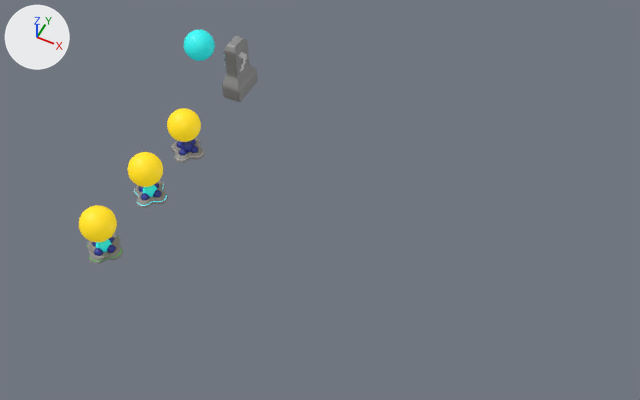
Two versions of the Blender file QuantumModels.blend, one commit apart.
Both versions are drawn from a camera (50 mm lens) standing at (17.2, -21.7, 27.1) and looking at (7.2, -1.8, 2.2). Lighting does not change. The marker at upper left points along +X, +Y and +Z. The picture after the commit comes second.
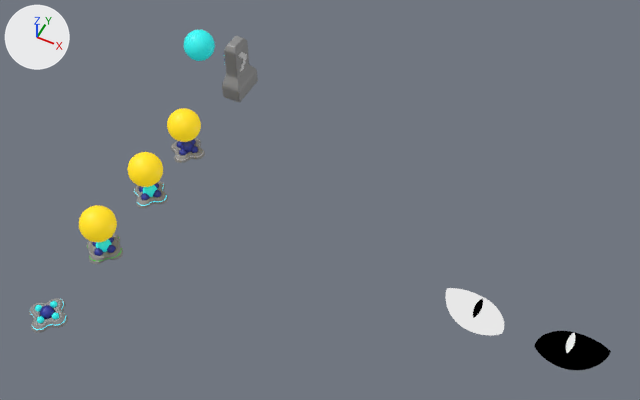
ob_sphere_005 is not drawn itself; it is used by a modifier of ob_anchor_base_002.

Edits to the bpy script that builds the scene:
```text
Add cu_nurbscircle_005:
    cu_nurbscircle_005 = bpy.data.curves.new('NurbsCircle.005', 'CURVE')
    cu_nurbscircle_005.dimensions = '2D'
    _sp = cu_nurbscircle_005.splines.new('NURBS'); _sp.points.add(7)
    _sp.points.foreach_set('co', [0.0, -0.486, 0.0, 1.0, -0.129, -0.317, 0.0, 0.707, -0.129, 0.0, 0.0, 1.0, -0.129, 0.317, 0.0, 0.707, 0.0, 0.486, 0.0, 1.0, 0.129, 0.317, 0.0, 0.707, 0.129, 0.0, 0.0, 1.0, 0.129, -0.317, 0.0, 0.707])
    _sp.order_u = 3
    _sp.order_v = 0
    _sp.use_cyclic_u = True
    _sp.use_endpoint_u = True
    _sp.use_bezier_u = True
    cu_nurbscircle_005.materials.append(mat_material)  # black #000000
    cu_nurbscircle_005.use_path = True
    cu_nurbscircle_005.fill_mode = 'FRONT'
Add cu_nurbscircle_004:
    cu_nurbscircle_004 = bpy.data.curves.new('NurbsCircle.004', 'CURVE')
    cu_nurbscircle_004.dimensions = '2D'
    _sp = cu_nurbscircle_004.splines.new('NURBS'); _sp.points.add(7)
    _sp.points.foreach_set('co', [0.0, -0.486, 0.0, 1.0, -0.129, -0.317, 0.0, 0.707, -0.129, 0.0, 0.0, 1.0, -0.129, 0.317, 0.0, 0.707, 0.0, 0.486, 0.0, 1.0, 0.129, 0.317, 0.0, 0.707, 0.129, 0.0, 0.0, 1.0, 0.129, -0.317, 0.0, 0.707])
    _sp.order_u = 3
    _sp.order_v = 0
    _sp.use_cyclic_u = True
    _sp.use_endpoint_u = True
    _sp.use_bezier_u = True
    cu_nurbscircle_004.materials.append(mat_material_002)  # white #e7e7e7
    cu_nurbscircle_004.use_path = True
    cu_nurbscircle_004.fill_mode = 'FRONT'
Add cu_nurbscircle_002:
    cu_nurbscircle_002 = bpy.data.curves.new('NurbsCircle.002', 'CURVE')
    cu_nurbscircle_002.dimensions = '2D'
    _sp = cu_nurbscircle_002.splines.new('NURBS'); _sp.points.add(7)
    _sp.points.foreach_set('co', [-0.107, -0.875, 0.0, 1.0, -1.107, -0.875, 0.0, 0.707, -1.5, 0.0, 0.0, 1.0, -0.958, 0.758, 0.0, 0.707, 0.0417, 0.758, 0.0, 1.0, 1.042, 0.758, 0.0, 0.707, 1.188, 0.0, 0.0, 1.0, 0.893, -0.875, 0.0, 0.707])
    _sp.order_u = 3
    _sp.order_v = 0
    _sp.use_cyclic_u = True
    _sp.use_endpoint_u = True
    _sp.use_bezier_u = True
    cu_nurbscircle_002.materials.append(mat_material)  # black #000000
    cu_nurbscircle_002.use_path = True
    cu_nurbscircle_002.fill_mode = 'FRONT'
Add cu_nurbscircle:
    cu_nurbscircle = bpy.data.curves.new('NurbsCircle', 'CURVE')
    cu_nurbscircle.dimensions = '2D'
    _sp = cu_nurbscircle.splines.new('NURBS'); _sp.points.add(7)
    _sp.points.foreach_set('co', [-0.107, -0.875, 0.0, 1.0, -1.107, -0.875, 0.0, 0.707, -1.5, 0.0, 0.0, 1.0, -0.958, 0.758, 0.0, 0.707, 0.0417, 0.758, 0.0, 1.0, 1.042, 0.758, 0.0, 0.707, 1.188, 0.0, 0.0, 1.0, 0.893, -0.875, 0.0, 0.707])
    _sp.order_u = 3
    _sp.order_v = 0
    _sp.use_cyclic_u = True
    _sp.use_endpoint_u = True
    _sp.use_bezier_u = True
    cu_nurbscircle.materials.append(mat_material_002)  # white #e7e7e7
    cu_nurbscircle.use_path = True
    cu_nurbscircle.fill_mode = 'FRONT'
Add ob_anchor_base_002:
    ob_anchor_base_002 = bpy.data.objects.new('Anchor.base.002', me_plane_001.copy())  # the mesh of ob_anchor_base_001; modifiers BEVEL, SUBSURF, BOOLEAN
    ob_anchor_base_002.location = (0.0, -9.54, 0.0)
Add ob_sphere_005:
    ob_sphere_005 = bpy.data.objects.new('Sphere.005', me_sphere_012)  # a UV sphere (32 segments, 16 rings, poles along z) spanning x -1.0..1.0, y -1.0..1.0, z -1.0..1.0
    ob_sphere_005.parent = ob_anchor_base_002
    ob_sphere_005.location = (0.0, -9.538, 0.313)
    ob_sphere_005.scale = (0.31, 0.31, 0.31)
Add ob_nurbscircle_003:
    ob_nurbscircle_003 = bpy.data.objects.new('NurbsCircle.003', cu_nurbscircle_005)
    ob_nurbscircle_003.location = (14.01, -2.49, 0.42)
Add ob_nurbscircle_002:
    ob_nurbscircle_002 = bpy.data.objects.new('NurbsCircle.002', cu_nurbscircle_004)
    ob_nurbscircle_002.location = (17.43, -2.49, 0.5)
Add ob_nurbscircle_001:
    ob_nurbscircle_001 = bpy.data.objects.new('NurbsCircle.001', cu_nurbscircle_002)
    ob_nurbscircle_001.location = (17.43, -2.41, 0.0)
    ob_nurbscircle_001.rotation_euler = (0.0, 3.142, 0.385)  # degrees (0, 180, 22)
Add ob_nurbscircle:
    ob_nurbscircle = bpy.data.objects.new('NurbsCircle', cu_nurbscircle)
    ob_nurbscircle.location = (14.01, -2.41, 0.0)
    ob_nurbscircle.rotation_euler = (0.0, 0.0, -0.385)  # degrees (0, 0, -22)
Add ob_sphere_006:
    ob_sphere_006 = bpy.data.objects.new('Sphere.006', me_sphere_013)  # a UV sphere (32 segments, 16 rings, poles along z) spanning x -1.0..1.0, y -1.0..1.0, z -1.0..1.0; in mat_catalyst (cyan #31e7e1, glowing cyan #00a7ae)
    ob_sphere_006.location = (0.0, -9.92, 0.21)
    ob_sphere_006.scale = (0.131, 0.131, 0.131)
Add ob_sphere_004:
    ob_sphere_004 = bpy.data.objects.new('Sphere.004', me_sphere_012.copy())
    ob_sphere_004.location = (0.0, -9.54, 0.21)
    ob_sphere_004.scale = (0.255, 0.255, 0.255)
```

What differs and where, as boxes (x1, y1, x2, y2) in the pictures (640 x 400 px):
'NurbsCircle.001', added (black)
    after: (534, 331, 611, 370)
'NurbsCircle', added
    after: (445, 288, 504, 335)
'Anchor.base.002', added
    after: (29, 298, 68, 333)
    faces in mat_metal (grey #969696): (29, 298, 68, 333)
'Sphere.004', added
    after: (40, 305, 54, 319)
'NurbsCircle.002', added
    after: (566, 333, 575, 353)
'NurbsCircle.003', added
    after: (473, 298, 483, 318)
'Sphere.006', added
    after: (37, 316, 44, 323)
